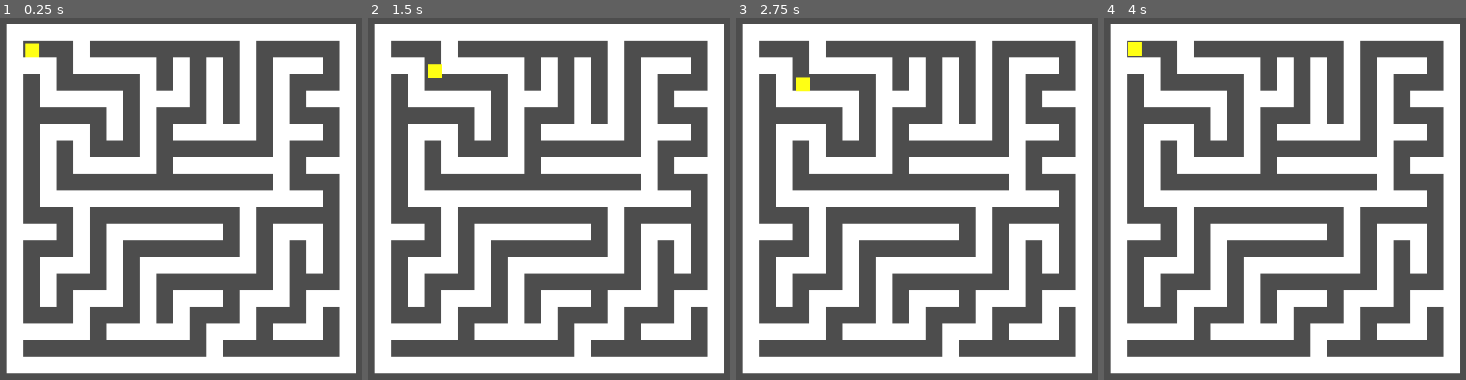
Above: before the commit, frames 1-4 (left to right).
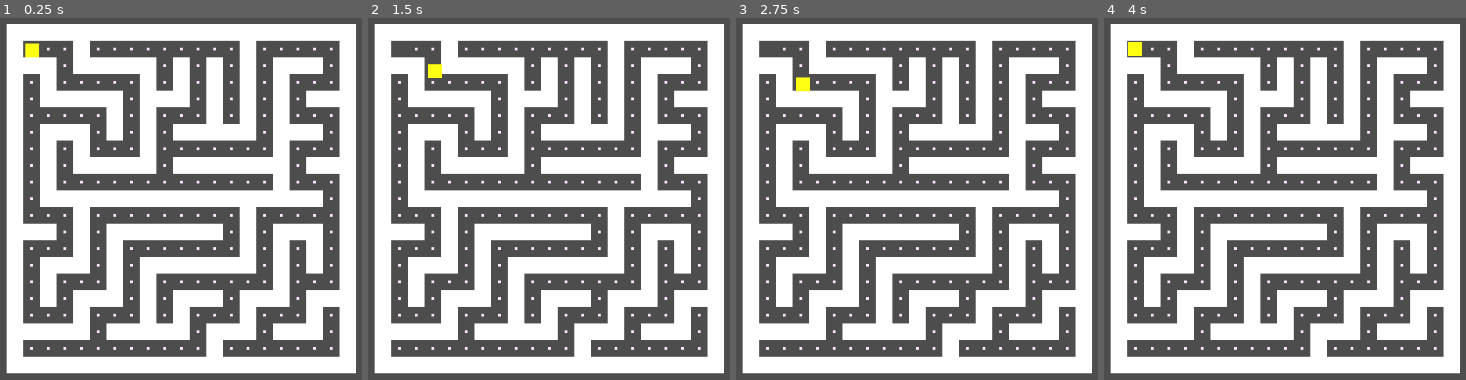
Above: after the commit, the same moments.

Repository: Atharv-Shukla-987/DEJA-MAZE-A-pacman-game
Game: Godot game, scene res://main.tscn
Same seed, same stepped clock (60 frames per second), same inputs: the game is played once before the commit and once after it.
Inputs (mouse positions are in pixels of both pictures, inside the frame that each line leads up to):
- Up to frame 1 (0.25 s): no input
- Up to frame 2 (1.5 s): tap Enter at 0.5 s; move the mouse to (outside the picture) at 0.52 s; hold Right 0.53-1.28 s; hold D (rifht) 0.53-1.28 s; click (outside the picture) at 0.67 s; tap Space at 1.25 s; move the mouse to (451, 231) at 1.27 s; hold S (down) from 1.28 s (still down); tap Alt at 1.35 s
- Up to frame 3 (2.75 s): tap Enter at 2 s; move the mouse to (1061, 112) at 2.02 s; release S (down) at 2.03 s; hold Right from 2.03 s (still down); tap Shift at 2.1 s
- Up to frame 4 (4 s): tap Space at 2.75 s; move the mouse to (1310, 300) at 2.77 s; release Right at 2.78 s; hold W (up) 2.78-3.53 s; tap D (rifht) at 2.85 s; click (1310, 300) at 2.92 s; tap Enter at 3.5 s; move the mouse to (outside the picture) at 3.52 s; hold A (left) from 3.53 s (still down); tap Alt at 3.6 s

The runs differ from the first frame. In frame 1, 1.6% of the frame differs, in the area x 8-92%, y 8-92%; in frame 2, 1.6%; in frame 3, 1.6%; in frame 4, 1.6%.

Commit message:
aded orbs

Diff:
--- a/scripts/main.gd
+++ b/scripts/main.gd
@@ -5,6 +5,8 @@
 const m_width = 21
 const m_hieght = 21
 
+
+var orbsleft = 0
 
 var m_gen :maze_gen
 
@@ -19,7 +21,7 @@
 
 	mazedraw()
 	$CharacterBody2D.position = Vector2(c_size + c_size/2.0,c_size + c_size /2.0 )
-
+	spawnorbs()
 
 func mazedraw() :
 	for y in range(m_hieght):
@@ -41,3 +43,19 @@
 				collisonshape.position = Vector2(c_size / 2.0 , c_size /2.0 )
 				wallbody.add_child(collisonshape)
 				$mazecontainer.add_child(wallbody)
+
+
+
+
+func spawnorbs() :
+	for y in range(m_hieght) :
+		for x in range(m_width) :
+			if not data[y][x] :
+				if x == 1 and y == 1 :
+					continue
+				var orbs = ColorRect.new()
+				orbs.size = Vector2(4,4)
+				orbs.position = Vector2( x*c_size + c_size/2.0 -2  , y * c_size +c_size/2.0 -2)
+				orbs.color=Color(1,.9,1)
+				orbs.name = "obs_%d_%d" %[x,y]
+				$mazecontainer.add_child(orbs)
